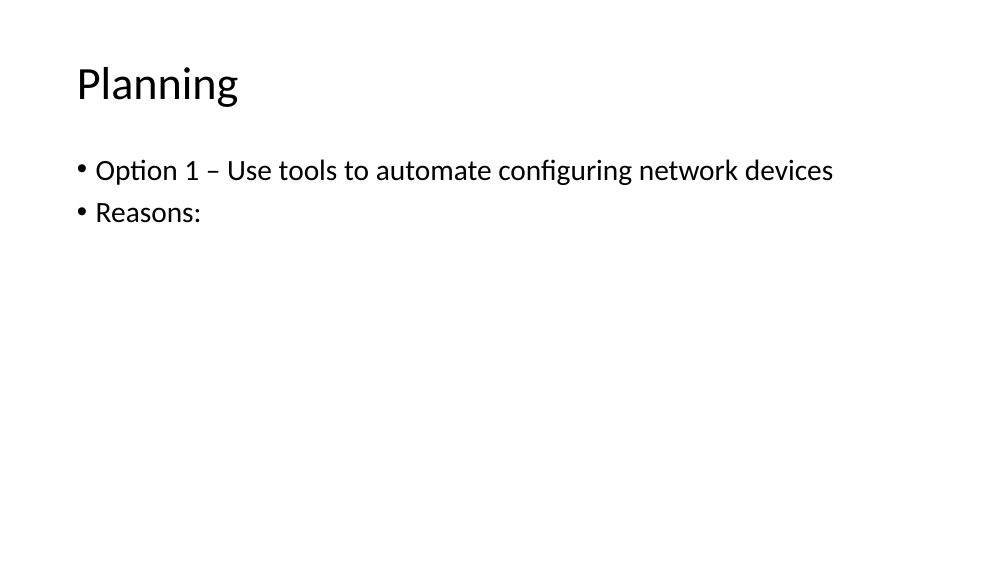
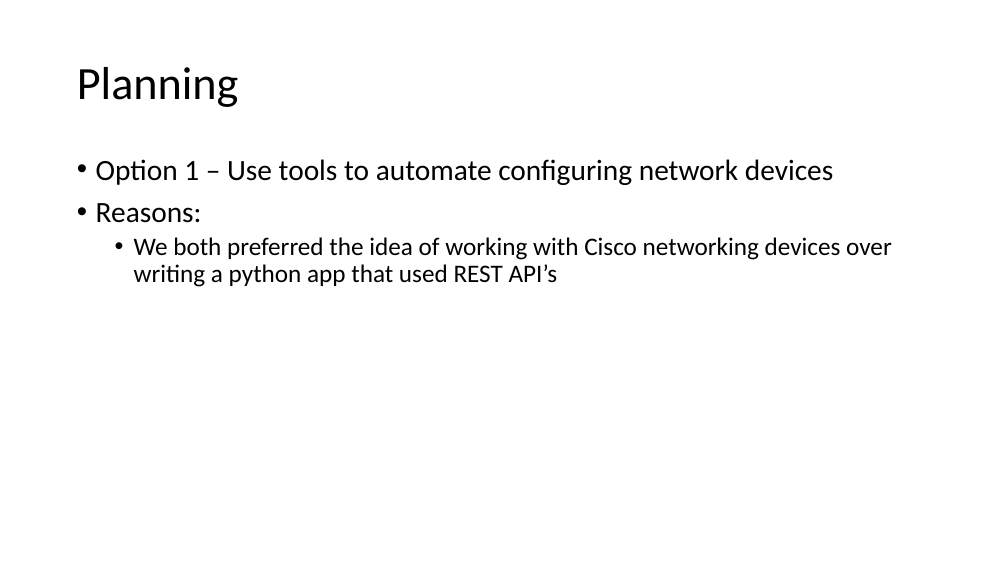
Before and after one commit to 2wheelsdown/NPAssignment2, a slide deck: slide 4 of Presentation.pptx (slide 3 before the commit). Drawn at 1008x567 pixels with LibreOffice and Linux fonts; fonts in the diff are those of the drawing. Boxes give left, top, right and bottom in pixels: in the first picture for what was removed or moved away, otherwise in the second. Text is boxed around its words. In the diff, an @@ line names an element or a change of style, - is before the commit and + after.

```diff
--- a/Presentation.pptx
+++ b/Presentation.pptx
@@ text at (134, 237, 892, 287): paragraph added @@
+  • We both preferred the idea of working with Cisco networking devices over writing a python app that used REST API’s
```
Also in this commit, not shown: 2 slides added.
